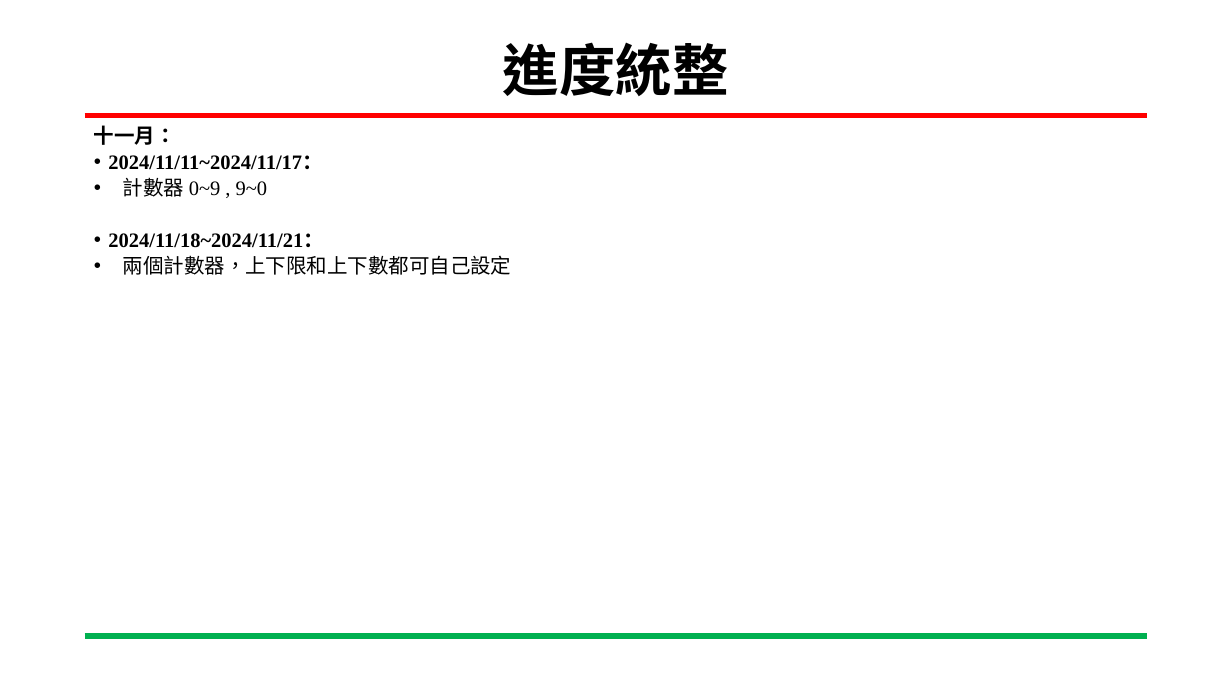
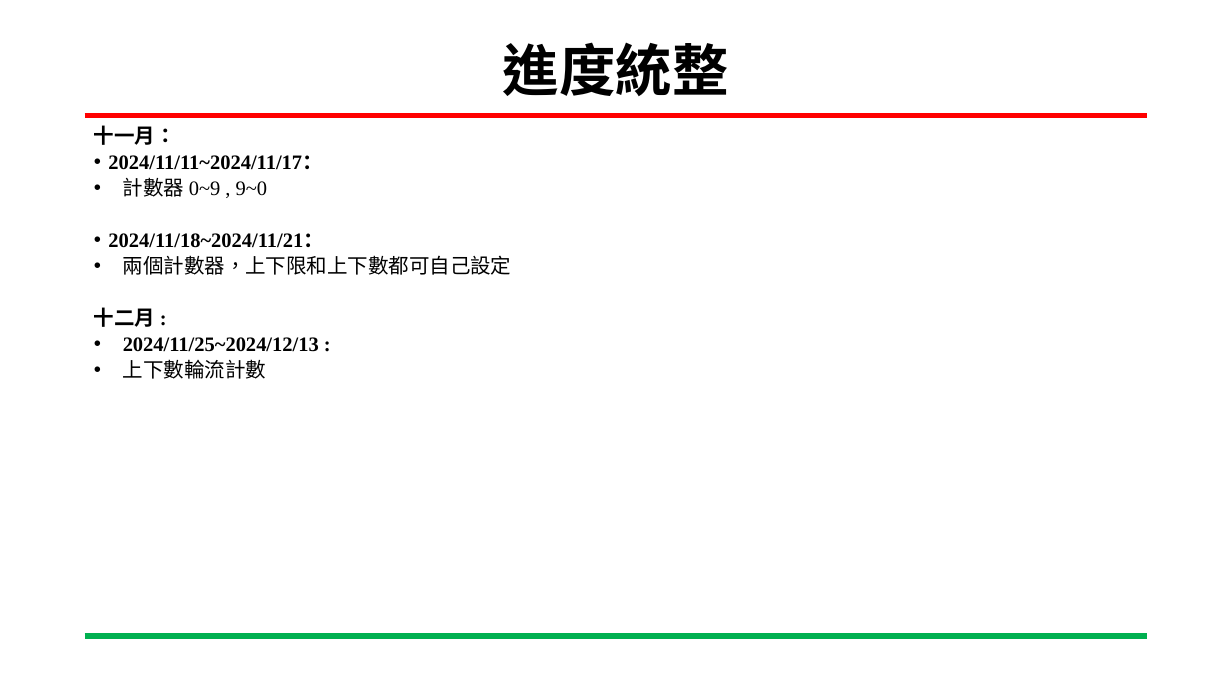
Before and after one commit to xuanaka/SoC_lab, a slide deck: slide 4 of 專案進度報告.pptx. Drawn at 1232x693 pixels with LibreOffice and Linux fonts; fonts in the diff are those of the drawing; background and template pictures are left out. Boxes give left, top, right and bottom in pixels: in the first picture for what was removed or moved away, otherwise in the second. Text is boxed around its words. In the diff, an @@ line names an element or a change of style, - is before the commit and + after.

Commit message:
專案進度報告
第三題

```diff
--- a/專案進度報告.pptx
+++ b/專案進度報告.pptx
@@ text at [94,307,319,379]: paragraphs added @@
+  十二月 :
+  • 2024/11/25~2024/12/13 :
+  • 上下數輪流計數
```
Also in this commit, not shown: 12 other slides changed, 2 slides removed.
